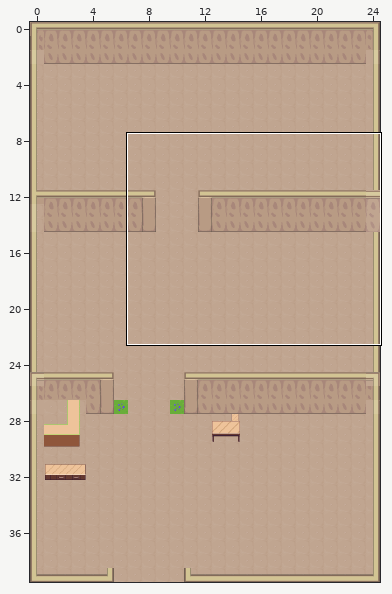
One commit to this Tiled map: assets/tilemaps/UgcStore.tmx. Above: a wide view before the commit, with the close-up outlined.
Close-up. Earlier state:
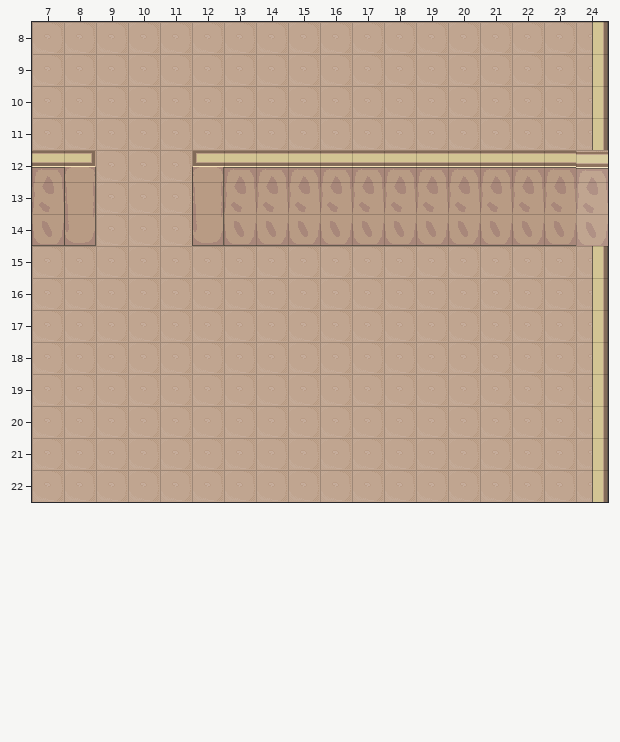
Cells are 32x32 px. Shown: x 7..24, y 8..22. The commit also changed other parts of the map, which this record leaves out. Tiles whose own drawing changed are shown in their newer look in all pictures.
After the commit:
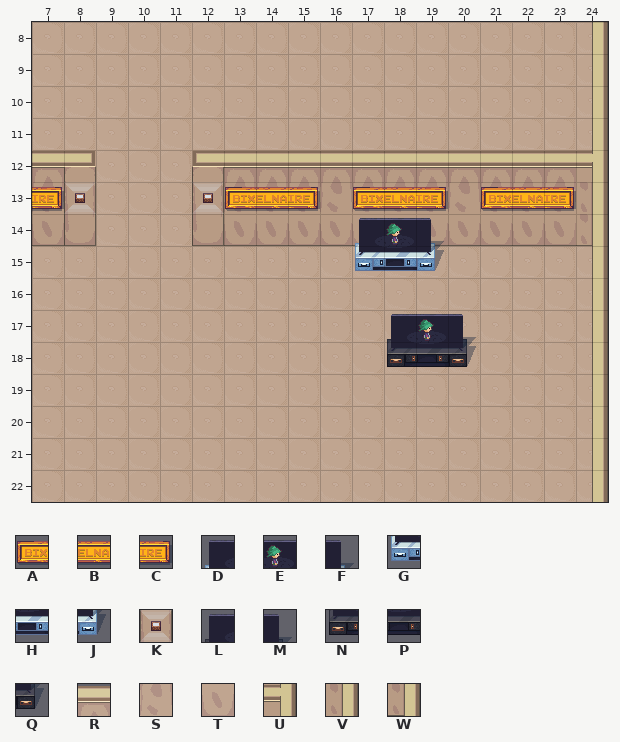
Key: from "UGCs": A 1089, B 1090, C 1091, D 1122, E 1123, F 1124, G 1155, H 1156, J 1157, K 1159, L 1188, M 1190, N 1221, P 1222, Q 1223; from "blode": R 149, S 182, T 215, U 221, V 252, W 254.
_ is an empty cell.
Tiles of an added or newly shown layer are drawn over the layers below it.
See-through tiles are keyed as they look on the map.
The edit:
Layer "World":
y 12: x 24 R -> U
y 13: x 24 S -> V
y 14: x 24 T -> W
Layer "World2" (added):
y 13: x 8 _ -> K; x 12 _ -> K
y 14: x 17..19 ___ -> DEF
y 15: x 17..19 ___ -> GHJ
y 17: x 18..20 ___ -> LEM
y 18: x 18..20 ___ -> NPQ
Layer "Above Player":
y 13: x 7 _ -> C; x 13..15 ___ -> ABC; x 17..19 ___ -> ABC; x 21..23 ___ -> ABC
